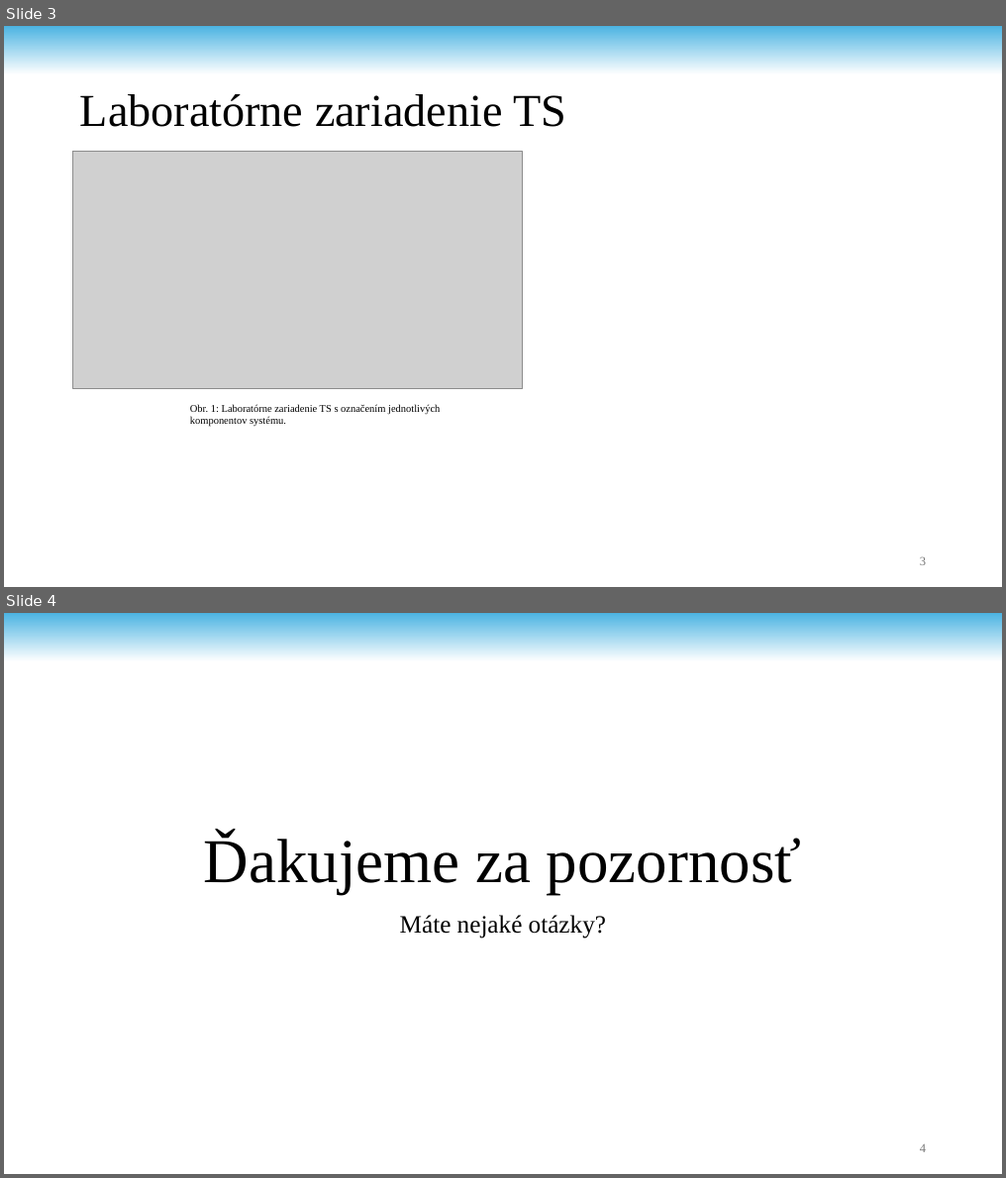
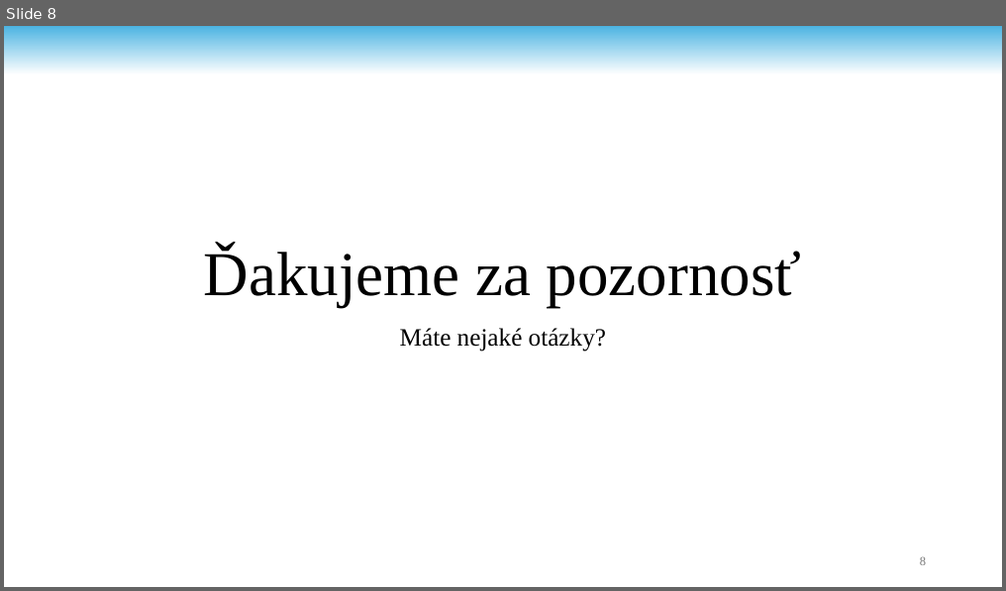
Before and after one commit to andrii-stoliar/DP-Stoliar, a slide deck: PREZ.pptx. Shown one above the other, each under a label of ours: slides 3 and 4 before the commit, slide 8 after it. The pictures are 1006x1178 and 1006x591 pixels, drawn with LibreOffice and Linux fonts; fonts in the diff are those of the drawing; grey boxes stand for pictures; background and template pictures are left out. Boxes give left, top, right and bottom in pixels: in the first picture for what was removed or moved away, otherwise in the second. Text is boxed around its words. In the diff, an @@ line names an element or a change of style, - is before the commit and + after.

```diff
--- a/PREZ.pptx
+++ b/PREZ.pptx
@@ slide 3 removed at (4,26,1002,587), background #FFFFFF; not listed: 1 template element that a slide beside it also shows @@
@@ title removed at (80,94,566,127) @@
-Laboratórne zariadenie TS
@@ picture removed at (73,152,523,389) @@
@@ text removed at (190,404,440,427) @@
-Obr. 1: Laboratórne zariadenie TS s označením jednotlivých komponentov systému.
@@ page number removed at (920,557,926,566) @@
-3
@@ what was slide 4 is now slide 8 @@
@@ page number at (920,558,926,566): text changed @@
-4
+8
```
Also in this commit, not shown: 1 slide changed, 6 slides added, 1 other slide removed.
